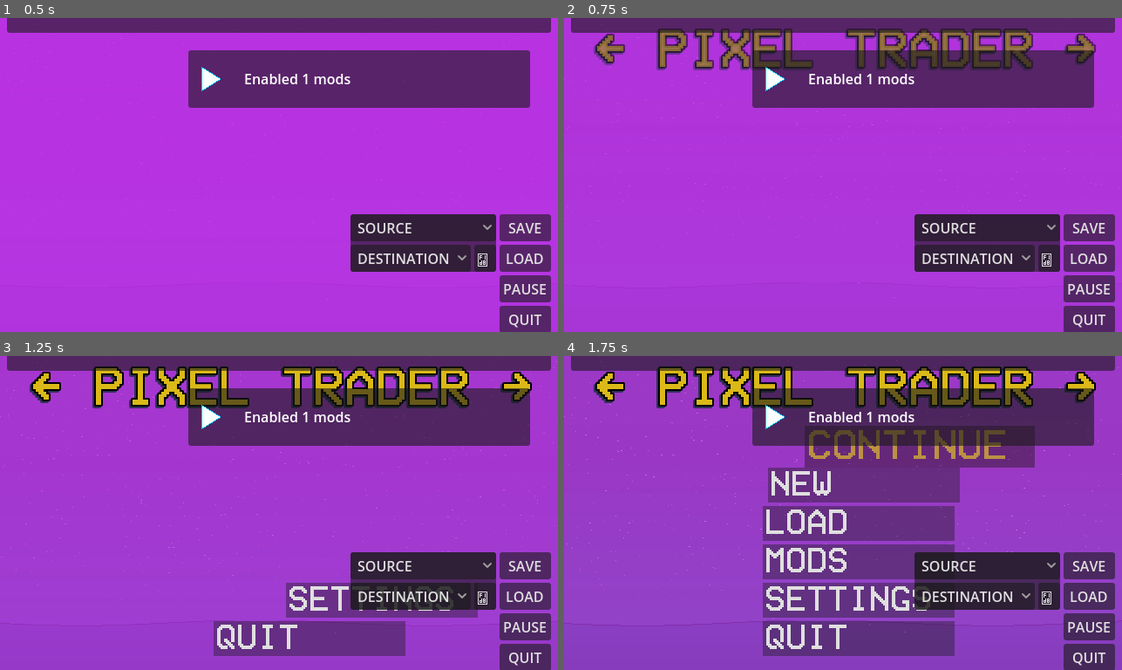
Above: before the commit, frames 1-4 (two rows, left to right).
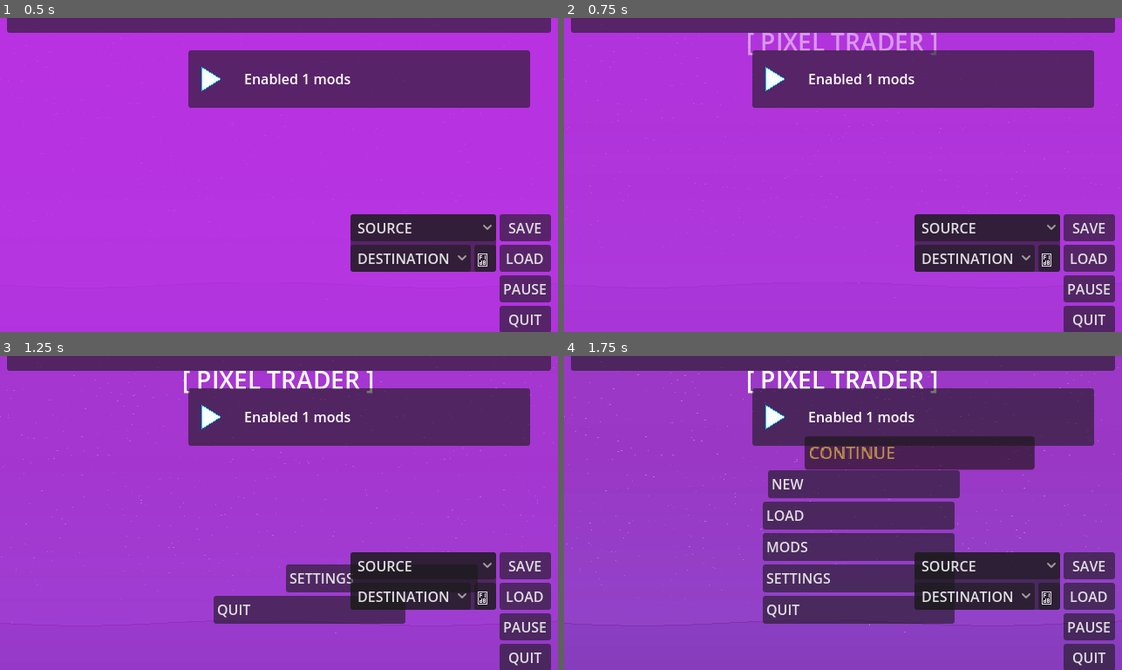
Above: after the commit, the same moments.

Repository: mikeredev/trader
Game: Godot game, scene res://main/main.tscn
Same seed, same stepped clock (60 frames per second), same inputs: the game is played once before the commit and once after it.
Inputs (mouse positions are in pixels of both pictures, inside the frame that each line leads up to):
- Up to frame 1 (0.5 s): no input
- Up to frame 2 (0.75 s): tap Enter (ui_accept) at 0.5 s; move the mouse to (921, 77) at 0.52 s; hold Right (ui_right) from 0.53 s (still down); click (921, 77) at 0.67 s
- Up to frame 3 (1.25 s): keep holding Right (ui_right); tap Enter (ui_accept) at 0.77 s
- Up to frame 4 (1.75 s): move the mouse to (731, 528) at 1.27 s; release Right (ui_right) at 1.28 s; hold Down (ui_down) from 1.28 s (still down); click (731, 528) at 1.42 s; tap Enter (ui_accept) at 1.52 s

Frame 1 is identical in both runs. In frame 2, 6.7% of the frame differs, in the area x 5-96%, y 3-17%; in frame 3, 15%; in frame 4, 31%, in the area x 5-96%, y 3-96%.
Error in both runs: Invalid access to property or key 'show_ui_alerts' on a base object of type 'Nil'. (res://common/static/debug.gd:90)

Commit message:
pre sys/service split

Diff:
--- a/common/global/event_bus.gd
+++ b/common/global/event_bus.gd
@@ -3,11 +3,11 @@
 signal camera_zoomed(p: Vector2)
 signal config_changed
 signal city_entered(p: City)
+signal create_notification(p: String)
 signal entered_building(p: Building)
 signal exited_building(p: Building)
 signal game_reset
 signal game_started
-signal notification_sent(p: String)
 signal state_entered(p: ActiveState)
 signal state_exited(p: ActiveState)
 signal viewport_resized(p: Vector2)
--- a/common/global/system.gd
+++ b/common/global/system.gd
@@ -1,16 +1,17 @@
 extends Node ## Global access point to system-level utilities, services, and core loop.
 
 var _active_state: ActiveState
-var _services: Dictionary[StringName, Service]
+var service: Dictionary[StringName, Service]
 var _cache: Node2D # ensure wiped on reset
 
 
 func _ready() -> void:
-	 # pre-populate _services alphabetically for convenience
-	for service: Service.ServiceType in Service.ServiceType.values():
-		var service_id: StringName = _get_service_id(service)
-		_services[service_id] = null
-	_services.sort()
+	 # pre-populate service alphabetically for convenience
+	for type: Service.ServiceType in Service.ServiceType.values():
+		var service_id: StringName = _get_service_id(type)
+		service[service_id] = null
+	service.sort()
+	print(System.service.get("city_manager"))
 
 
 func change_state(p_new: ActiveState) -> void:
@@ -43,7 +44,7 @@
 
 func get_service(p_type: Service.ServiceType) -> Service:
 	var display_name: StringName = _get_service_id(p_type)
-	return _services.get(display_name, null)
+	return service.get(display_name, null)
 
 
 func pause_game(p_paused: bool) -> void:
@@ -52,19 +53,20 @@
 
 
 func quit_game() -> void:
-	Debug.log_info("Goodbye.")
-	System.get_tree().quit()
+	if await Service.scene_manager.get_confirmation("QUIT TO DESKTOP?"):
+		Debug.log_info("Goodbye.")
+		System.get_tree().quit()
 
 
 func start_service(p_service: Service, p_type: Service.ServiceType) -> void:
 	var display_name: StringName = _get_service_id(p_type)
 
 	# log if service is already running / TBD quickload considerations
-	if _services.get(display_name):
+	if service.get(display_name):
 		Debug.log_warning("Restarting service: %s" % display_name)
 
 	# add to existing slot (created in _ready())
-	_services[display_name] = p_service
+	service[display_name] = p_service
 	Debug.log_debug("Started service: %s" % display_name)
 
 
--- a/common/static/file_location.gd
+++ b/common/static/file_location.gd
@@ -18,7 +18,8 @@
 const UI_LOAD_MENU: String = "uid://b6ksv61spl61s"
 const UI_MOD_MENU: String = "uid://cbrqqypop7aww"
 const UI_SETTINGS_MENU: String = "uid://7gfio240f6ao"
-const UI_HUD_COMPONENT_DISPLAY: String = "uid://df2ya0uji0y7j"
+
+const UI_HUD: String = "uid://df2ya0uji0y7j"
 
 const USER_CONFIG_FILE: String = "user://settings/config.json"
 const USER_ROOT_SAVE_DIR: String = "user://saves"
--- a/data/city/builder/terrain_builder.gd
+++ b/data/city/builder/terrain_builder.gd
@@ -96,6 +96,7 @@
 
 	var range_x: Vector2i
 	var range_y: Vector2i
+	var water_tile: Vector2i = tile_map.get("water")
 	for direction: String in p_city_orientation.keys():
 		var strength: float = p_city_orientation[direction]
 		var thickness: int = ceili(strength * 6.0)
@@ -116,22 +117,23 @@
 		for x: int in range(range_x.x, range_x.y):
 			for y: int in range(range_y.x, range_y.y):
 				var coords: Vector2i = Vector2i(x, y)
-				scene.water_layer.set_cell(coords, 1, tile_map.get("water"))
+				scene.water_layer.set_cell(coords, 1, water_tile)
 
 	# done
 	Debug.log_debug("Water direction: %s" % p_city_orientation)
 
 
 func draw_ground(p_grid_size: Vector2i) -> Rect2i:
+	var grass_tile: Vector2i = tile_map.get("grass")
 	for x: int in range(p_grid_size.x):
 		for y: int in range(p_grid_size.y):
 			var coords: Vector2i = Vector2i(x, y)
 			var id: int = scene.water_layer.get_cell_source_id(coords)
 			if id == -1: # get every "not water" cell in the whole grid
-				scene.ground_layer.set_cell(coords, 1, tile_map.get("grass"))
-	var ground_rect: Rect2i = scene.ground_layer.get_used_rect()
-	Debug.log_debug("Ground rect: %s" % ground_rect)
-	return ground_rect
+				scene.ground_layer.set_cell(coords, 1, grass_tile)
+	var rect: Rect2i = scene.ground_layer.get_used_rect()
+	Debug.log_debug("Ground rect: %s" % rect)
+	return rect
 
 
 func draw_shore(p_city_orientation: Dictionary[String, float], p_ground_rect: Rect2i) -> void:
@@ -159,10 +161,11 @@
 
 	# 1 / bitmask the shoreline outer layer
 	var shore_inner: Array[Vector2i] = []
+	var tile: Vector2i
 	for coords: Vector2i in scene.shore_layer.get_used_cells():
 		# bitmask each cell against the water layer
 		var bitmask: int = _get_bitmask(coords, scene.water_layer)
-		var tile: Vector2i = SHORELINE_OUTER_MASK.get(bitmask, Vector2i(-1, -1))
+		tile = SHORELINE_OUTER_MASK.get(bitmask, Vector2i(-1, -1))
 
 		# if it doesn't have a mapped tile, consider it part of the inner shoreline
 		if tile == Vector2i(-1, -1): shore_inner.append(coords)
@@ -173,7 +176,7 @@
 	# 2 / bitmask shoreline inner layer
 	for coords: Vector2i in shore_inner:
 		var bitmask: int = _get_bitmask(coords, scene.ground_layer)
-		var tile: Vector2i = SHORELINE_INNER_MASK.get(bitmask, Vector2i(-1, -1))
+		tile = SHORELINE_INNER_MASK.get(bitmask, Vector2i(-1, -1))
 		if tile == Vector2i(-1, -1): Debug.log_warning("Tile %s is not bitmasked (%d)" % [coords, bitmask])
 		else: scene.shore_layer.set_cell(coords, 3, tile)
 
@@ -216,10 +219,11 @@
 			#scene.buffer_layer.set_cell(coords, 1, Vector2(0,0))
 
 	# reserve any (unreserved) edge tiles in green layer
+	var reserved_tile: Vector2i = tile_map.get("reserved")
 	for coords: Vector2i in edge_cells:
 		#if not reserved_cells.has(coords):
 		scene.ground_layer.erase_cell(coords)
-		scene.green_layer.set_cell(coords, 1, tile_map.get("reserved"))
+		scene.green_layer.set_cell(coords, 1, reserved_tile)
 
 	# done
 	Debug.log_verbose("Reserved inner ring (is capital: %s)" % city.is_capital)
--- a/main/main.tscn
+++ b/main/main.tscn
@@ -1,12 +1,9 @@
-[gd_scene load_steps=9 format=3 uid="uid://ch4khc413ffcc"]
+[gd_scene load_steps=6 format=3 uid="uid://ch4khc413ffcc"]
 
 [ext_resource type="Script" uid="uid://b5b5lemt88jrh" path="res://main/view.gd" id="1_0xm2m"]
 [ext_resource type="Script" uid="uid://b55xcxjhgtw0e" path="res://main/main.gd" id="1_h2yge"]
 [ext_resource type="Script" uid="uid://015a67bg42e2" path="res://color_scheme.gd" id="2_1bvp3"]
 [ext_resource type="Script" uid="uid://daqun3250wjls" path="res://main/ui.gd" id="2_h2yge"]
-[ext_resource type="Script" uid="uid://bpocd385sre5h" path="res://main/container/ui_overlay.gd" id="5_3wy1v"]
-[ext_resource type="Theme" uid="uid://og4pfjqwupc" path="res://assets/theme/menu.tres" id="5_67ri8"]
-[ext_resource type="Theme" uid="uid://b1ls81hnrxdmt" path="res://assets/theme/dialog.tres" id="7_grrlh"]
 
 [sub_resource type="Resource" id="Resource_qtu10"]
 script = ExtResource("2_1bvp3")
@@ -68,27 +65,3 @@
 
 [node name="UI" type="CanvasLayer" parent="."]
 script = ExtResource("2_h2yge")
-
-[node name="Menu" type="Control" parent="UI"]
-unique_name_in_owner = true
-layout_mode = 3
-anchors_preset = 15
-anchor_right = 1.0
-anchor_bottom = 1.0
-grow_horizontal = 2
-grow_vertical = 2
-theme = ExtResource("5_67ri8")
-script = ExtResource("5_3wy1v")
-metadata/_custom_type_script = "uid://bpocd385sre5h"
-
-[node name="Dialog" type="Control" parent="UI"]
-unique_name_in_owner = true
-layout_mode = 3
-anchors_preset = 15
-anchor_right = 1.0
-anchor_bottom = 1.0
-grow_horizontal = 2
-grow_vertical = 2
-theme = ExtResource("7_grrlh")
-script = ExtResource("5_3wy1v")
-metadata/_custom_type_script = "uid://bpocd385sre5h"
--- a/main/ui.gd
+++ b/main/ui.gd
@@ -2,30 +2,48 @@
 
 #var setup_config: Dictionary[]
 
-@onready var menu: UIOverlay = %Menu
-@onready var dialog: UIOverlay = %Dialog
-@onready var hud: HUDOverlay
+@onready var menu: UIOverlay
+@onready var hud: HUD
+@onready var splash: SplashUI
 
 
 func clear_all() -> void:
 	menu.clear()
-	dialog.clear()
 	hud.clear()
+	splash.clear()
 	Debug.log_verbose("Cleared all UI overlays")
 
 
 func setup() -> void:
 	Debug.log_info("Creating UI...")
+	_setup_menu()
 	_setup_hud()
+	_setup_splash()
+
+	# apply common properties to all children
 	for child: Control in get_children(): # themes etc applied in editor to tscn
 		child.set_anchors_preset(Control.PRESET_FULL_RECT)
 		child.mouse_filter = Control.MOUSE_FILTER_IGNORE
-		#overlay.size = overlay.get_parent_area_size()
+		child.size = child.get_parent_area_size() # needed for splash / remove, click quit on start
 		Debug.log_verbose("󱣴  Configured UI overlay: %s" % child.get_path())
-	Service.scene_manager.add_ui(self) # register for lookup
+
+	# register for lookup
+	Service.scene_manager.add_ui(self)
+
+
+func _setup_menu() -> void:
+	menu = UIOverlay.new()
+	menu.name = "Menu"
+	add_child(menu)
 
 
 func _setup_hud() -> void:
-	hud = Service.scene_manager.create_scene(FileLocation.UI_HUD_COMPONENT_DISPLAY)
+	hud = Service.scene_manager.create_scene(FileLocation.UI_HUD)
 	add_child(hud)
 	hud.setup()
+
+
+func _setup_splash() -> void:
+	splash = SplashUI.new()
+	add_child(splash)
+	splash.setup()
--- a/service/system/scene/scene_manager.gd
+++ b/service/system/scene/scene_manager.gd
@@ -67,7 +67,7 @@
 
 
 func create_notification(p_message: String) -> void:
-	EventBus.notification_sent.emit(p_message)
+	EventBus.create_notification.emit(p_message)
 
 
 func create_scene(p_scene: Variant) -> Node:
@@ -102,9 +102,9 @@
 
 func get_confirmation(p_text: String, p_confirm_text: String = "YES", p_cancel_text: String = "NO") -> bool:
 	var box: String = FileLocation.DIALOG_CONFIRM
+	var modal: DialogConfirm = create_scene(box) # add_to_ui(box, UI.ContainerType.DIALOG)
 	var ui: UI = get_ui()
-	var modal: DialogConfirm = create_scene(box) # add_to_ui(box, UI.ContainerType.DIALOG)
-	ui.dialog2.add_child(modal)
+	ui.splash.add_scene(modal)
 	modal.configure(p_text, p_confirm_text, p_cancel_text)
 	var result: bool = await modal.await_input()
 	return result
--- a/ui/dialog/confirm/dialog_confirm.gd
+++ b/ui/dialog/confirm/dialog_confirm.gd
@@ -2,43 +2,44 @@
 
 signal completed(p_result: bool)
 
-var confirm_text: String
-var cancel_text: String
-var text: String
-
-@onready var confirm_button: Button = %ConfirmButton
-@onready var cancel_button: Button = %CancelButton
-@onready var confirmation_label: Label = %ConfirmationLabel
+@onready var ui_confirm: Button = %ConfirmButton
+@onready var ui_cancel: Button = %CancelButton
+@onready var ui_text: Label = %ConfirmationLabel
 
 
 func _ready() -> void:
+	# set properties
 	self.process_mode = Node.PROCESS_MODE_ALWAYS
 
-	confirmation_label.vertical_alignment = VERTICAL_ALIGNMENT_CENTER
-	confirmation_label.autowrap_mode = TextServer.AUTOWRAP_WORD_SMART
-	confirmation_label.size_flags_horizontal = Control.SIZE_EXPAND_FILL
-	confirm_button.pressed.connect(_on_confirm_pressed)
-	cancel_button.pressed.connect(_on_cancel_pressed)
+	# set label properties
+	ui_text.vertical_alignment = VERTICAL_ALIGNMENT_CENTER
+	ui_text.autowrap_mode = TextServer.AUTOWRAP_WORD_SMART
+	ui_text.size_flags_horizontal = Control.SIZE_EXPAND_FILL
 
+	# connect button signals
+	ui_confirm.pressed.connect(_on_confirm_pressed)
+	ui_cancel.pressed.connect(_on_cancel_pressed)
+
+	# create button shortcuts
 	var confirm_shortcut: Shortcut = Shortcut.new()
 	var confirm_event: InputEventAction = InputEventAction.new()
 	confirm_event.action = "ui_accept"
 	confirm_shortcut.events.append(confirm_event)
-	confirm_button.shortcut = confirm_shortcut
+	ui_confirm.shortcut = confirm_shortcut
 
 	var cancel_shortcut: Shortcut = Shortcut.new()
 	var cancel_event: InputEventAction = InputEventAction.new()
 	cancel_event.action = "ui_cancel"
 	cancel_shortcut.events.append(cancel_event)
-	cancel_button.shortcut = cancel_shortcut
+	ui_cancel.shortcut = cancel_shortcut
 
 
 func configure(p_text: String, p_confirm_text: String, p_cancel_text: String) -> void:
-	confirmation_label.text = p_text
-	confirm_button.text = p_confirm_text
-	cancel_button.text = p_cancel_text
-	var height: int = (confirmation_label.get_line_count() * confirmation_label.get_line_height()) + confirmation_label.get_line_height()
-	confirmation_label.custom_minimum_size = Vector2(confirmation_label.size.x, height)
+	ui_text.text = p_text
+	ui_confirm.text = p_confirm_text
+	ui_cancel.text = p_cancel_text
+	var height: int = (ui_text.get_line_count() * ui_text.get_line_height()) + ui_text.get_line_height()
+	ui_text.custom_minimum_size = Vector2(ui_text.size.x, height)
 	Debug.log_debug("Presented confirmation: %s" % p_text)
 
 
--- a/ui/hud/components/notification/notification_area.gd
+++ b/ui/hud/components/notification/notification_area.gd
@@ -1,29 +1,26 @@
 class_name NotificationArea extends ScrollContainer
 
-const SCENE: PackedScene = FileLocation.NOTIFICATION_BOX
+const BOX: PackedScene = FileLocation.NOTIFICATION_BOX
 var tween: Tween
 
 @export var duration: float = 0.5
+@export var _in_type: Tween.TransitionType = Tween.TRANS_SPRING
+@export var _in_ease: Tween.EaseType = Tween.EASE_OUT
+@export var _out_type: Tween.TransitionType = Tween.TRANS_BACK
+@export var _out_ease: Tween.EaseType = Tween.EASE_OUT
 
-@export_category("New Alert Animation")
-@export var tween_in: Tween.TransitionType = Tween.TRANS_SPRING
-@export var ease_in: Tween.EaseType = Tween.EASE_OUT
-
-@export_category("Remove Alert Animation")
-@export var tween_out: Tween.TransitionType = Tween.TRANS_BACK
-@export var ease_out: Tween.EaseType = Tween.EASE_OUT
 @onready var alert_stack: VBoxContainer = %AlertStack
 
 
 func setup() -> void:
-	EventBus.notification_sent.connect(create_notification)
+	EventBus.create_notification.connect(create_notification)
 
 
 func create_notification(p_text: String) -> void:
-	var box: NotificationBox = SCENE.instantiate()
-	box.ready_to_free.connect(remove_notification.bind(box))
+	var box: NotificationBox = BOX.instantiate()
+	box.remove.connect(remove_notification.bind(box))
 	box.modulate.a = 0.0
-	var height: int = box.size.y
+	var height: int = int(box.size.y)
 
 	# expand notification area fit first alert
 	if alert_stack.get_child_count() == 0:
@@ -31,17 +28,16 @@
 
 	else: # or move the existing boxes downward
 		for child: NotificationBox in alert_stack.get_children():
-			var offset: int = child.size.y
-			var target: int = child.position.y + height
+			var target: int = int(child.position.y) + height
 			tween = get_tree().create_tween()
 			tween.tween_property(child, "position:y", target, duration). \
-			set_trans(tween_in).set_ease(ease_in)
+			set_trans(_in_type).set_ease(_in_ease)
 		await tween.finished
 
 	# with the space cleared, add the invisible object to the stack
 	alert_stack.add_child(box)
 	alert_stack.move_child(box, 0)
-	box.set_text(p_text)
+	box.configure(p_text)
 
 	# and reveal it
 	tween = get_tree().create_tween()
@@ -58,13 +54,13 @@
 
 	# reposition every box underneath it
 	var idx: int = _get_index(p_box)
-	var offset: int = p_box.size.y
+	var offset: int = int(p_box.size.y)
 	for i: int in range(idx + 1, alert_stack.get_child_count()):
 		var box: NotificationBox = alert_stack.get_child(i)
-		var target: int = box.position.y - offset
+		var target: int = int(box.position.y - offset)
 		tween = get_tree().create_tween()
 		tween.tween_property(box, "position:y", target, duration). \
-		set_trans(tween_out).set_ease(ease_out)
+		set_trans(_out_type).set_ease(_out_ease)
 
 	# and remove it
 	await tween.finished
--- a/ui/hud/components/notification/notification_box.gd
+++ b/ui/hud/components/notification/notification_box.gd
@@ -1,6 +1,6 @@
 class_name NotificationBox extends PanelContainer
 
-signal ready_to_free
+signal remove
 
 #var visible_line_count: int
 #var total_line_count: int
@@ -9,7 +9,7 @@
 @onready var ui_message: Label = %Message
 
 
-func set_text(p_message: String) -> void:
+func configure(p_message: String) -> void:
 	ui_message.text = p_message
 	ui_message.tooltip_text = p_message
 	#total_line_count = ui_message.get_line_count()
@@ -29,4 +29,4 @@
 			match mouse_event.button_index:
 				MOUSE_BUTTON_LEFT: print("left")
 				MOUSE_BUTTON_MIDDLE: print("middle")
-				MOUSE_BUTTON_RIGHT: ready_to_free.emit()
+				MOUSE_BUTTON_RIGHT: remove.emit()
--- a/ui/hud/hud_overlay.gd
+++ b/ui/hud/hud.gd
@@ -1,4 +1,4 @@
-class_name HUDOverlay extends UIControl
+class_name HUD extends UIControl
 
 # UIControl elements
 @onready var margin_outer: MarginContainer = %MarginOuter
@@ -29,4 +29,4 @@
 
 
 func _on_test_alert_button_pressed() -> void:
-	EventBus.notification_sent.emit("test message")
+	EventBus.create_notification.emit("test message")
--- a/ui/hud/hud_overlay.tscn
+++ b/ui/hud/hud.tscn
@@ -1,12 +1,12 @@
 [gd_scene load_steps=8 format=3 uid="uid://df2ya0uji0y7j"]
 
-[ext_resource type="Script" uid="uid://b0v3tbwkw2asb" path="res://ui/hud/hud_overlay.gd" id="2_7dvlo"]
-[ext_resource type="Script" uid="uid://n0cmt74v5vsc" path="res://ui/hud/components/info_bar.gd" id="3_t7oj4"]
-[ext_resource type="Script" uid="uid://xvw5unpybtr6" path="res://ui/hud/components/notification/notification_area.gd" id="4_ov4ut"]
-[ext_resource type="Texture2D" uid="uid://cl2cxrvb68mpl" path="res://assets/image/icon/camera.png" id="4_t7oj4"]
-[ext_resource type="Script" uid="uid://cdw6orywl6kp0" path="res://ui/hud/components/city_options_panel.gd" id="5_7dvlo"]
-[ext_resource type="Script" uid="uid://gqls0jr4r8su" path="res://ui/hud/components/game_options_panel.gd" id="7_ov4ut"]
-[ext_resource type="Script" uid="uid://dg8figbfpd7wl" path="res://ui/class/button/ui_button.gd" id="8_dvej5"]
+[ext_resource type="Script" uid="uid://b0v3tbwkw2asb" path="res://ui/hud/hud.gd" id="1_o2lis"]
+[ext_resource type="Script" uid="uid://n0cmt74v5vsc" path="res://ui/hud/components/info_bar.gd" id="2_gfles"]
+[ext_resource type="Texture2D" uid="uid://cl2cxrvb68mpl" path="res://assets/image/icon/camera.png" id="3_aixkq"]
+[ext_resource type="Script" uid="uid://xvw5unpybtr6" path="res://ui/hud/components/notification/notification_area.gd" id="4_cxhb7"]
+[ext_resource type="Script" uid="uid://cdw6orywl6kp0" path="res://ui/hud/components/city_options_panel.gd" id="5_5uuaq"]
+[ext_resource type="Script" uid="uid://gqls0jr4r8su" path="res://ui/hud/components/game_options_panel.gd" id="6_p3vm3"]
+[ext_resource type="Script" uid="uid://dg8figbfpd7wl" path="res://ui/class/button/ui_button.gd" id="7_gv4gi"]
 
 [node name="HUD" type="Control"]
 layout_mode = 3
@@ -15,7 +15,7 @@
 anchor_bottom = 1.0
 grow_horizontal = 2
 grow_vertical = 2
-script = ExtResource("2_7dvlo")
+script = ExtResource("1_o2lis")
 outer_margin = 8
 
 [node name="MarginOuter" type="MarginContainer" parent="."]
--- /dev/null
+++ b/ui/splash/splash_ui.gd
@@ -0,0 +1,28 @@
+class_name SplashUI extends Control
+
+var _fade: ColorRect
+
+
+func _init() -> void:
+	name = "Splash"
+
+
+func setup() -> void:
+	_add_fade()
+
+
+func set_fade(p_color: Color, p_alpha: float, p_block_mouse: bool) -> void:
+	_fade.color = p_color
+	_fade.color.a = p_alpha
+	if p_block_mouse: _fade.mouse_filter = Control.MOUSE_FILTER_STOP
+	else: _fade.mouse_filter = Control.MOUSE_FILTER_IGNORE
+
+
+func _add_fade() -> void:
+	_fade = ColorRect.new()
+	_fade.name = "Fade"
+	_fade.color = Color.BLACK
+	_fade.color.a = 0.0 # start clear
+	_fade.set_anchors_preset(Control.PRESET_FULL_RECT)
+	_fade.mouse_filter = Control.MOUSE_FILTER_IGNORE
+	add_child(_fade)
--- a/ui/start/start_menu.gd
+++ b/ui/start/start_menu.gd
@@ -179,8 +179,7 @@
 
 
 func _on_quit_pressed() -> void:
-	if await Service.scene_manager.get_confirmation("QUIT TO DESKTOP?"):
-		System.quit_game()
+	System.quit_game()
 
 
 func _on_mouse_entered(p_icon: TextureRect) -> void:
Renamed: ui/hud/hud_overlay.gd.uid -> ui/hud/hud.gd.uid
Not shown: 6 places in ui/hud/hud.tscn that only renumber resources
Not shown, added: ui/splash/splash_ui.gd.uid
